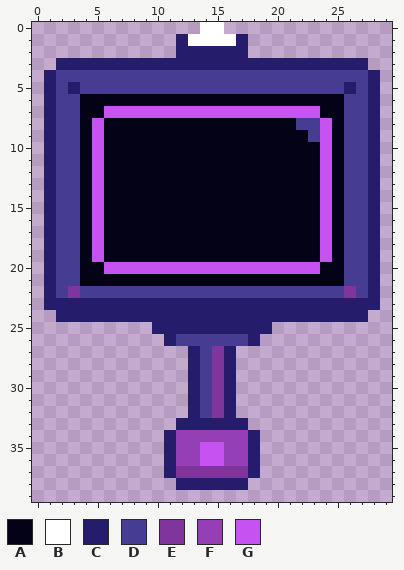
Two states of a pixel-art file, Assets/Textures/TargetingComputer/environment_monitor.aseprite. This is how it looked before the edit.
30x40 pixels, 1 frame.
Visible layers, top first: "lamp", "body".
Palette (. is transparent): A #040217  B #ffffff  C #251c6b  D #463c91  E #80359d  F #943fb5  G #c552f1
Pixels before, first column x 1:
 0 .............BB.............
 1 ...........CBBBBC...........
 2 ...........CCCCCC...........
 3 .CCCCCCCCCCCCCCCCCCCCCCCCCC.
 4 CDDDDDDDDDDDDDDDDDDDDDDDDDDC
 5 CDCDDDDDDDDDDDDDDDDDDDDDDCDC
 6 CDDAAAAAAAAAAAAAAAAAAAAAADDC
 7 CDDAAGGGGGGGGGGGGGGGGGGAADDC
 8 CDDAGAAAAAAAAAAAAAAAADDGADDC
 9 CDDAGAAAAAAAAAAAAAAAAADGADDC
10 CDDAGAAAAAAAAAAAAAAAAAAGADDC
11 CDDAGAAAAAAAAAAAAAAAAAAGADDC
12 CDDAGAAAAAAAAAAAAAAAAAAGADDC
13 CDDAGAAAAAAAAAAAAAAAAAAGADDC
14 CDDAGAAAAAAAAAAAAAAAAAAGADDC
15 CDDAGAAAAAAAAAAAAAAAAAAGADDC
16 CDDAGAAAAAAAAAAAAAAAAAAGADDC
17 CDDAGAAAAAAAAAAAAAAAAAAGADDC
18 CDDAGAAAAAAAAAAAAAAAAAAGADDC
19 CDDAGAAAAAAAAAAAAAAAAAAGADDC
20 CDDAAGGGGGGGGGGGGGGGGGGAADDC
21 CDDAAAAAAAAAAAAAAAAAAAAAADDC
22 CDEDDDDDDDDDDDDDDDDDDDDDDEDC
23 CCCCCCCCCCCCCCCCCCCCCCCCCCCC
24 .CCCCCCCCCCCCCCCCCCCCCCCCCC.
25 .........CCCCCCCCCC.........
26 ..........CDDDDDDC..........
27 ............CDEC............
28 ............CDEC............
29 ............CDEC............
30 ............CDEC............
31 ............CDEC............
32 ............CDEC............
33 ...........CCCCCC...........
34 ..........CFFFFFFC..........
35 ..........CFFGGFFC..........
36 ..........CFFGGFFC..........
37 ..........CEEEEEEC..........
38 ...........CCCCCC...........
And afterwards:
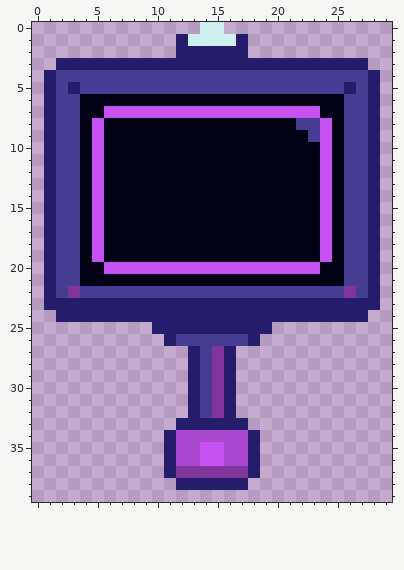
Edits made:
colour B: #ffffff -> #cef0f1
colour F: #943fb5 -> #a846ce
